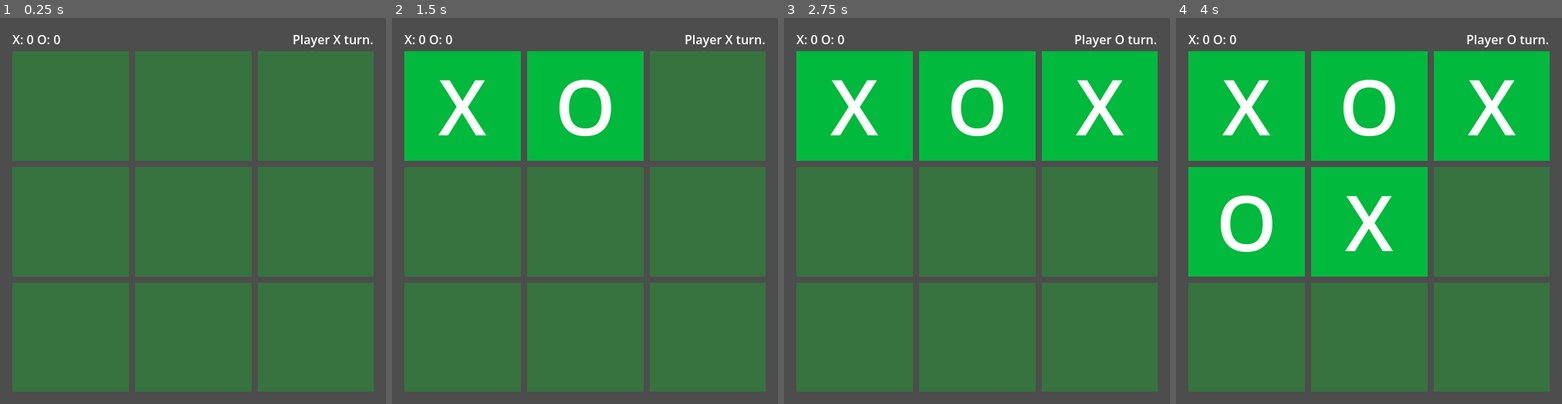
Above: before the commit, frames 1-4 (left to right).
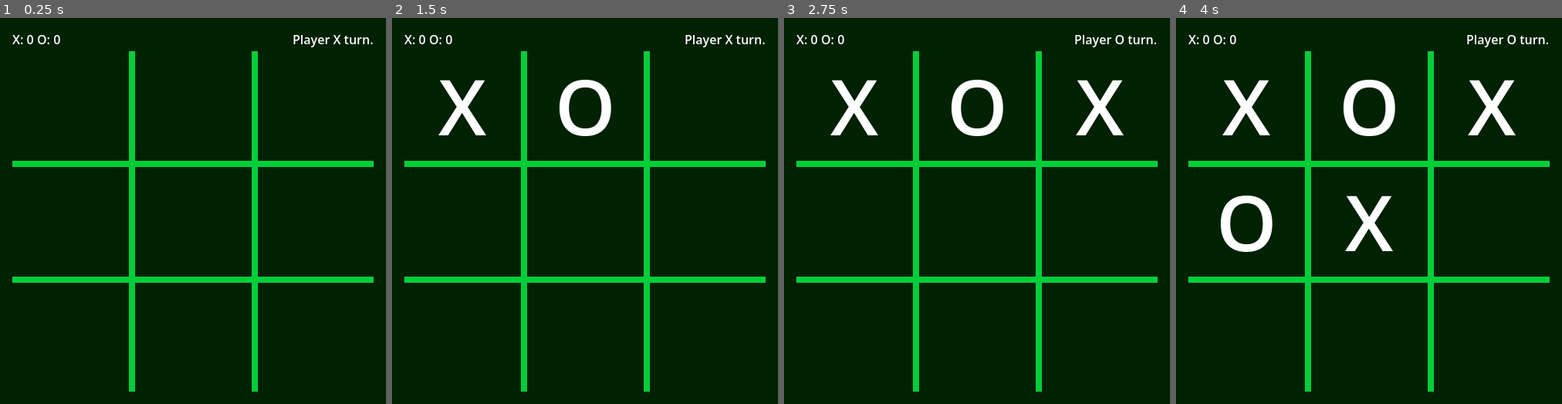
Above: after the commit, the same moments.

Repository: kevincabanilla/tic-tac-toe
Game: Godot game, scene res://scenes/main/main.tscn
Two runs of this game, one before a commit and one after it. Both use one fixed random seed, a clock stepped at 60 frames per second and the inputs below.
Inputs (mouse positions are in pixels of both pictures, inside the frame that each line leads up to):
- Up to frame 1 (0.25 s): no input
- Up to frame 2 (1.5 s): click (461, 106) at 0.5 s; click (585, 106) at 1.25 s
- Up to frame 3 (2.75 s): click (1100, 106) at 2 s
- Up to frame 4 (4 s): click (1245, 222) at 2.75 s; click (1369, 222) at 3.5 s

The runs differ from the first frame. In frame 1, 100% of the frame differs, in the area x 0-100%, y 0-100%; in frame 2, 98%; in frame 3, 98%; in frame 4, 96%.

Commit message:
update theme

Diff:
--- a/scenes/ui/game-button.tscn
+++ b/scenes/ui/game-button.tscn
@@ -1,13 +1,17 @@
 [gd_scene format=3 uid="uid://c5qlsm6g8yg7"]
 
 [sub_resource type="StyleBoxFlat" id="StyleBoxFlat_wueub"]
-bg_color = Color(0, 0.8235294, 0.11764706, 0.2901961)
+bg_color = Color(0, 0.12941177, 0.007843138, 1)
+border_color = Color(0.8, 0.8, 0.8, 0)
+
+[sub_resource type="StyleBoxFlat" id="StyleBoxFlat_6rsl0"]
+bg_color = Color(0, 0.12941177, 0.007843138, 1)
 
 [sub_resource type="StyleBoxFlat" id="StyleBoxFlat_uwpw1"]
-bg_color = Color(0, 0.7242498, 0.23769051, 1)
+bg_color = Color(0, 0.12941177, 0.007843138, 1)
 
 [sub_resource type="StyleBoxFlat" id="StyleBoxFlat_gyheb"]
-bg_color = Color(0, 0.7254902, 0.23921569, 1)
+bg_color = Color(0, 0.12941177, 0.007843138, 1)
 
 [node name="GameButton" type="Button" unique_id=670995734]
 custom_minimum_size = Vector2(32, 32)
@@ -19,6 +23,7 @@
 theme_override_colors/font_disabled_color = Color(1, 1, 1, 1)
 theme_override_font_sizes/font_size = 100
 theme_override_styles/normal = SubResource("StyleBoxFlat_wueub")
+theme_override_styles/pressed = SubResource("StyleBoxFlat_6rsl0")
 theme_override_styles/hover = SubResource("StyleBoxFlat_uwpw1")
 theme_override_styles/disabled = SubResource("StyleBoxFlat_gyheb")
 text = "O"
--- a/scenes/ui/game-ui.tscn
+++ b/scenes/ui/game-ui.tscn
@@ -3,47 +3,62 @@
 [ext_resource type="Script" uid="uid://d33orujn3hnqp" path="res://scenes/ui/game_ui.gd" id="1_0uh32"]
 [ext_resource type="PackedScene" uid="uid://c5qlsm6g8yg7" path="res://scenes/ui/game-button.tscn" id="1_c63vp"]
 
+[sub_resource type="StyleBoxFlat" id="StyleBoxFlat_0uh32"]
+bg_color = Color(0, 0.12941177, 0.007843138, 1)
+
+[sub_resource type="StyleBoxFlat" id="StyleBoxFlat_o4qo6"]
+bg_color = Color(0, 0.8098417, 0.2225225, 1)
+
 [node name="GameUi" type="CanvasLayer" unique_id=209699471]
 script = ExtResource("1_0uh32")
 
-[node name="MarginContainer" type="MarginContainer" parent="." unique_id=1787842145]
+[node name="PanelContainer" type="PanelContainer" parent="." unique_id=1963547495]
 anchors_preset = 15
 anchor_right = 1.0
 anchor_bottom = 1.0
 grow_horizontal = 2
 grow_vertical = 2
+theme_override_styles/panel = SubResource("StyleBoxFlat_0uh32")
+
+[node name="MarginContainer" type="MarginContainer" parent="PanelContainer" unique_id=1787842145]
+layout_mode = 2
 theme_override_constants/margin_left = 16
 theme_override_constants/margin_top = 16
 theme_override_constants/margin_right = 16
 theme_override_constants/margin_bottom = 16
 
-[node name="VBoxContainer" type="VBoxContainer" parent="MarginContainer" unique_id=1726796249]
+[node name="VBoxContainer" type="VBoxContainer" parent="PanelContainer/MarginContainer" unique_id=1726796249]
 layout_mode = 2
 
-[node name="HFlowContainer" type="HFlowContainer" parent="MarginContainer/VBoxContainer" unique_id=173651554]
+[node name="HFlowContainer" type="HFlowContainer" parent="PanelContainer/MarginContainer/VBoxContainer" unique_id=173651554]
 layout_mode = 2
 
-[node name="XScoreLabel" type="Label" parent="MarginContainer/VBoxContainer/HFlowContainer" unique_id=1125363999]
+[node name="XScoreLabel" type="Label" parent="PanelContainer/MarginContainer/VBoxContainer/HFlowContainer" unique_id=1125363999]
 unique_name_in_owner = true
 layout_mode = 2
 text = "X: 0"
 
-[node name="OScoreLabel" type="Label" parent="MarginContainer/VBoxContainer/HFlowContainer" unique_id=619267789]
+[node name="OScoreLabel" type="Label" parent="PanelContainer/MarginContainer/VBoxContainer/HFlowContainer" unique_id=619267789]
 unique_name_in_owner = true
 layout_mode = 2
 text = "O: 0"
 
-[node name="HFlowContainer" type="HFlowContainer" parent="MarginContainer/VBoxContainer/HFlowContainer" unique_id=2011159046]
+[node name="HFlowContainer" type="HFlowContainer" parent="PanelContainer/MarginContainer/VBoxContainer/HFlowContainer" unique_id=2011159046]
 layout_mode = 2
 size_flags_horizontal = 3
 alignment = 2
 
-[node name="TurnLabel" type="Label" parent="MarginContainer/VBoxContainer/HFlowContainer/HFlowContainer" unique_id=1637222362]
+[node name="TurnLabel" type="Label" parent="PanelContainer/MarginContainer/VBoxContainer/HFlowContainer/HFlowContainer" unique_id=1637222362]
 unique_name_in_owner = true
 layout_mode = 2
 text = "Player %s turn"
 
-[node name="GridContainer" type="GridContainer" parent="MarginContainer/VBoxContainer" unique_id=1533961924]
+[node name="PanelContainer" type="PanelContainer" parent="PanelContainer/MarginContainer/VBoxContainer" unique_id=910303959]
+layout_mode = 2
+size_flags_vertical = 3
+theme_override_styles/panel = SubResource("StyleBoxFlat_o4qo6")
+
+[node name="GridContainer" type="GridContainer" parent="PanelContainer/MarginContainer/VBoxContainer/PanelContainer" unique_id=1533961924]
 unique_name_in_owner = true
 layout_mode = 2
 size_flags_vertical = 3
@@ -51,47 +66,47 @@
 theme_override_constants/v_separation = 8
 columns = 3
 
-[node name="Btn0" parent="MarginContainer/VBoxContainer/GridContainer" unique_id=670995734 instance=ExtResource("1_c63vp")]
+[node name="Btn0" parent="PanelContainer/MarginContainer/VBoxContainer/PanelContainer/GridContainer" unique_id=670995734 instance=ExtResource("1_c63vp")]
 unique_name_in_owner = true
 layout_mode = 2
 text = ""
 
-[node name="Btn1" parent="MarginContainer/VBoxContainer/GridContainer" unique_id=1098943949 instance=ExtResource("1_c63vp")]
+[node name="Btn1" parent="PanelContainer/MarginContainer/VBoxContainer/PanelContainer/GridContainer" unique_id=1098943949 instance=ExtResource("1_c63vp")]
 unique_name_in_owner = true
 layout_mode = 2
 text = ""
 
-[node name="Btn2" parent="MarginContainer/VBoxContainer/GridContainer" unique_id=742229139 instance=ExtResource("1_c63vp")]
+[node name="Btn2" parent="PanelContainer/MarginContainer/VBoxContainer/PanelContainer/GridContainer" unique_id=742229139 instance=ExtResource("1_c63vp")]
 unique_name_in_owner = true
 layout_mode = 2
 text = ""
 
-[node name="Btn3" parent="MarginContainer/VBoxContainer/GridContainer" unique_id=860498333 instance=ExtResource("1_c63vp")]
+[node name="Btn3" parent="PanelContainer/MarginContainer/VBoxContainer/PanelContainer/GridContainer" unique_id=860498333 instance=ExtResource("1_c63vp")]
 unique_name_in_owner = true
 layout_mode = 2
 text = ""
 
-[node name="Btn4" parent="MarginContainer/VBoxContainer/GridContainer" unique_id=2050150312 instance=ExtResource("1_c63vp")]
+[node name="Btn4" parent="PanelContainer/MarginContainer/VBoxContainer/PanelContainer/GridContainer" unique_id=2050150312 instance=ExtResource("1_c63vp")]
 unique_name_in_owner = true
 layout_mode = 2
 text = ""
 
-[node name="Btn5" parent="MarginContainer/VBoxContainer/GridContainer" unique_id=105690544 instance=ExtResource("1_c63vp")]
+[node name="Btn5" parent="PanelContainer/MarginContainer/VBoxContainer/PanelContainer/GridContainer" unique_id=105690544 instance=ExtResource("1_c63vp")]
 unique_name_in_owner = true
 layout_mode = 2
 text = ""
 
-[node name="Btn6" parent="MarginContainer/VBoxContainer/GridContainer" unique_id=308798299 instance=ExtResource("1_c63vp")]
+[node name="Btn6" parent="PanelContainer/MarginContainer/VBoxContainer/PanelContainer/GridContainer" unique_id=308798299 instance=ExtResource("1_c63vp")]
 unique_name_in_owner = true
 layout_mode = 2
 text = ""
 
-[node name="Btn7" parent="MarginContainer/VBoxContainer/GridContainer" unique_id=1483565893 instance=ExtResource("1_c63vp")]
+[node name="Btn7" parent="PanelContainer/MarginContainer/VBoxContainer/PanelContainer/GridContainer" unique_id=1483565893 instance=ExtResource("1_c63vp")]
 unique_name_in_owner = true
 layout_mode = 2
 text = ""
 
-[node name="Btn8" parent="MarginContainer/VBoxContainer/GridContainer" unique_id=626269104 instance=ExtResource("1_c63vp")]
+[node name="Btn8" parent="PanelContainer/MarginContainer/VBoxContainer/PanelContainer/GridContainer" unique_id=626269104 instance=ExtResource("1_c63vp")]
 unique_name_in_owner = true
 layout_mode = 2
 text = ""
